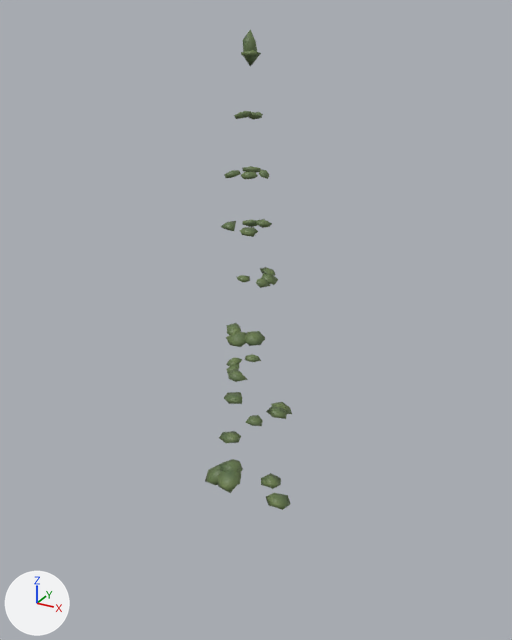
An edit to the glTF model public/props/baum-fichte-3-nah.glb, drawn before and after from the same camera.
Rendered twice from a 50 mm lens placed at (13.8, -24.6, 26.7), pointed at (0.1, 0.3, 14.2). Lighting does not change. The marker at lower left points along +X, +Y and +Z. The older version comes first. Vertices at exactly the same position are counted once.

In view in the first picture: 'Baum_Stamm.001'.
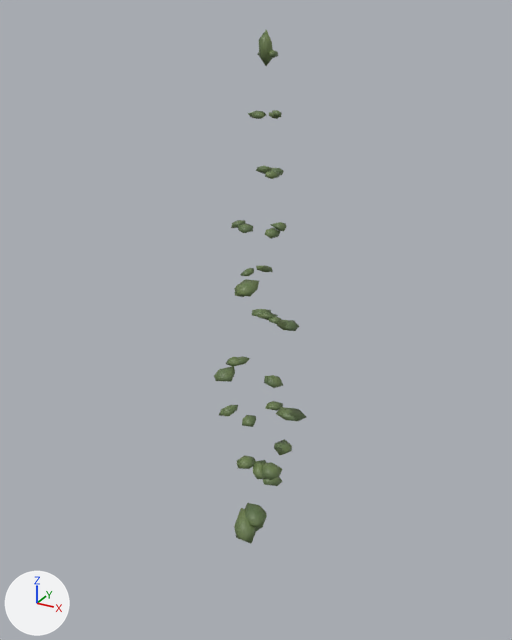
Patch to the scene script:
```diff
--- a/public/props/baum-fichte-3-nah.glb.py
+++ b/public/props/baum-fichte-3-nah.glb.py
@@ me_cone_001 @@
 # used by ob_baum_stamm_001; location = (0.0, 0.0, 12.54)
-me_cone_001.from_pydata(...)  # 508 vertices, 848 faces; spans x -2.1..2.1, y -2.8..1.5, z -12.8..13.4
+me_cone_001.from_pydata(...)  # 1159 vertices, 2058 faces; spans x -2.1..2.5, y -2.8..1.9, z -0.4..26.0
+# me_cone_001 part 1: the loose piece of 12 vertices spanning x -0.2..0.5, y 0.4..1.1, z 5.7..6.1 is scaled about its middle by (1.33, 1.86, 1.46), then moved by (0.3, 0.6, -0.7)
+# me_cone_001 part 2: the loose piece of 12 vertices spanning x -0.3..0.2, y -0.3..0.3, z 12.1..13.4 is scaled about its middle by (1.08, 1.3, 0.262), then moved by (1.2, 0.3, 5.8)
+# me_cone_001 part 3: the loose piece of 12 vertices spanning x -0.3..0.2, y 0.2..0.5, z 12.4..12.7 is multiplied about its middle by the matrix ((0.438, 1.334, -0.13), (-1.34, 0.433, -0.067), (-0.023, 0.144, 1.402)), then moved by (0.9, 0.2, 8.2)
+# me_cone_001 part 4: the loose piece of 12 vertices spanning x 0.0..0.4, y 0.0..0.5, z 10.3..10.5 is turned 75.1 degrees about the z axis through its middle and scaled by 1.2, then moved by (-0.1, 0.6, 10.3)
+# me_cone_001 part 5: the loose piece of 12 vertices spanning x -0.6..-0.3, y -0.3..0.4, z 10.2..10.4 is multiplied about its middle by the matrix ((0.94, 0.44, 0.061), (-0.438, 0.942, -0.038), (-0.072, 0.009, 1.037)), then moved by (0.4, 0.5, 12.6)
+# me_cone_001 part 6: the loose piece of 12 vertices spanning x -0.1..0.4, y 0.0..0.4, z 12.5..12.6 is multiplied about its middle by the matrix ((1.13, 0.417, -0.249), (-0.452, 1.134, -0.15), (0.179, 0.23, 1.195)), then moved by (0.7, 0.4, 10.4)
+# me_cone_001 part 7: the loose piece of 12 vertices spanning x -0.5..0.2, y 0.3..0.7, z 10.1..10.4 is turned -57 degrees about the z axis through its middle and scaled by 0.911, then moved by (0.8, 0.2, 12.6)
+# me_cone_001 part 8: the loose piece of 12 vertices spanning x -0.5..-0.1, y -0.1..0.4, z 10.2..10.5 is turned 112.3 degrees about the z axis through its middle, then moved by (0.6, -0.2, 12.6)
+# me_cone_001 part 9: the loose piece of 12 vertices spanning x -1.2..-0.4, y -0.5..0.3, z 7.9..8.2 is scaled about its middle by (-0.294, -0.834, 0.62), then moved by (1.4, 0.6, 17.1)
+# me_cone_001 part 10: the loose piece of 12 vertices spanning x 0.2..0.7, y -0.1..0.5, z 8.0..8.3 is scaled about its middle by (0.53, 0.785, 0.653), then moved by (0.1, 0.3, 17.0)
+# me_cone_001 part 11: the loose piece of 12 vertices spanning x 0.0..0.4, y -0.4..0.1, z 12.5..12.7 is turned 51.1 degrees about the z axis through its middle and scaled by 1.14, then moved by (0.6, 0.6, 12.5)
+# me_cone_001 part 12: 29 loose pieces with 348 vertices, spanning x -2.1..2.1, y -2.8..1.5, z -7.3..8.3, are deleted
+# me_cone_001 part 13: 336 vertices added at x -1.6..2.5, y -2.8..1.7, z 4.7..20.9
+# me_cone_001 part 14: 12 vertices added at x 0.1..0.7, y 0.2..0.7, z 24.7..26.0
+# other edits to the shape of me_cone_001 do not show in these pictures
 me_cone_001.materials.append(mat_baum)
@@ ob_baum_stamm_001 @@
 ob_baum_stamm_001 = bpy.data.objects.new('Baum_Stamm.001', me_cone_001)
-ob_baum_stamm_001.location = (0.0, 0.0, 12.54)
+ob_baum_stamm_001.location = (0.0, 0.0, 0.0)
```

What differs and where, as boxes (x1, y1, x2, y2) in the pictures (512 x 640 px; the box of a moved part takes in the faces that stretch with it):
'Baum_Stamm.001', reshaped, moved (7% taller): before (205, 30, 292, 510); after (214, 30, 306, 544)
part 1 of me_cone_001, moved or reshaped: before (256, 219, 272, 228); after (263, 477, 282, 486)
part 2 of me_cone_001, moved or reshaped: before (243, 30, 258, 67); after (270, 222, 287, 231)
part 3 of me_cone_001, moved or reshaped (not visible before): after (271, 168, 284, 175)
part 4 of me_cone_001, moved or reshaped: before (256, 112, 262, 118); after (256, 165, 272, 173)
part 5 of me_cone_001, moved or reshaped: before (234, 112, 244, 119); after (248, 110, 266, 117)
part 6 of me_cone_001, moved or reshaped (not visible before): after (272, 110, 282, 118)
part 7 of me_cone_001, moved or reshaped: before (248, 112, 263, 120); after (269, 112, 278, 119)
part 8 of me_cone_001, moved or reshaped: before (241, 111, 251, 118); after (252, 112, 265, 119)
part 9 of me_cone_001, moved or reshaped (not visible afterwards): before (224, 170, 241, 178)
part 10 of me_cone_001, moved or reshaped (not visible afterwards): before (259, 169, 270, 179)
part 11 of me_cone_001, moved or reshaped: before (245, 50, 260, 57); after (270, 51, 278, 58)
part 12 of me_cone_001, deleted: before (205, 166, 292, 510)
part 13 of me_cone_001, added: after (214, 166, 306, 544)
part 14 of me_cone_001, added: after (259, 30, 273, 66)
